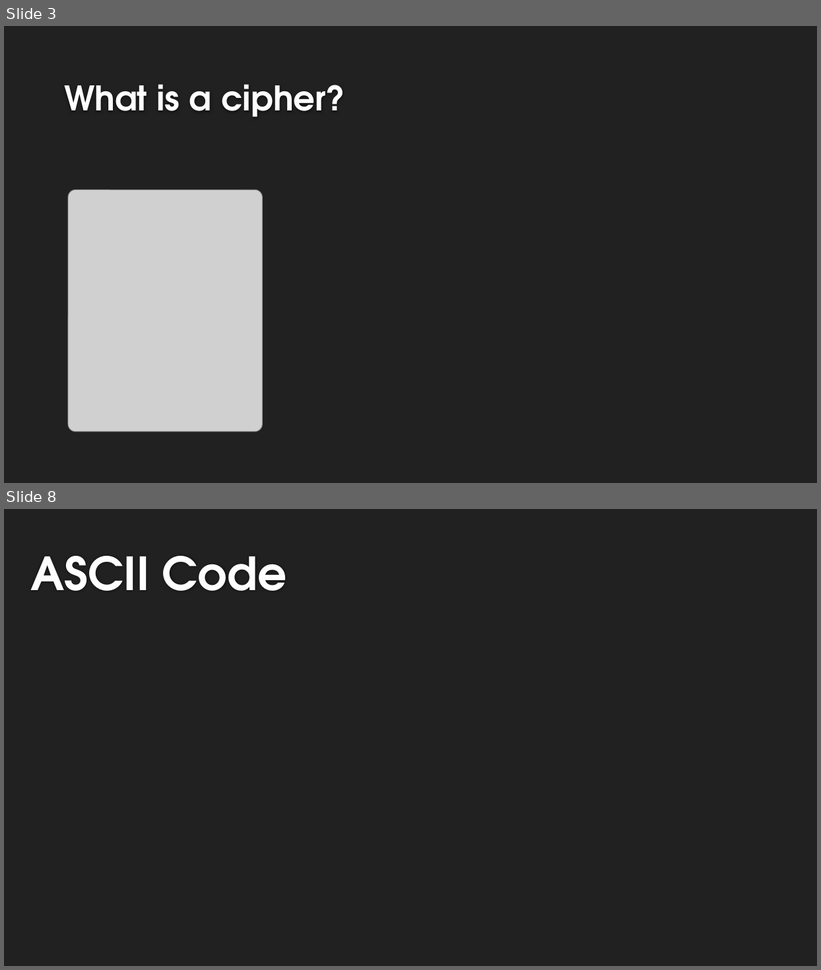
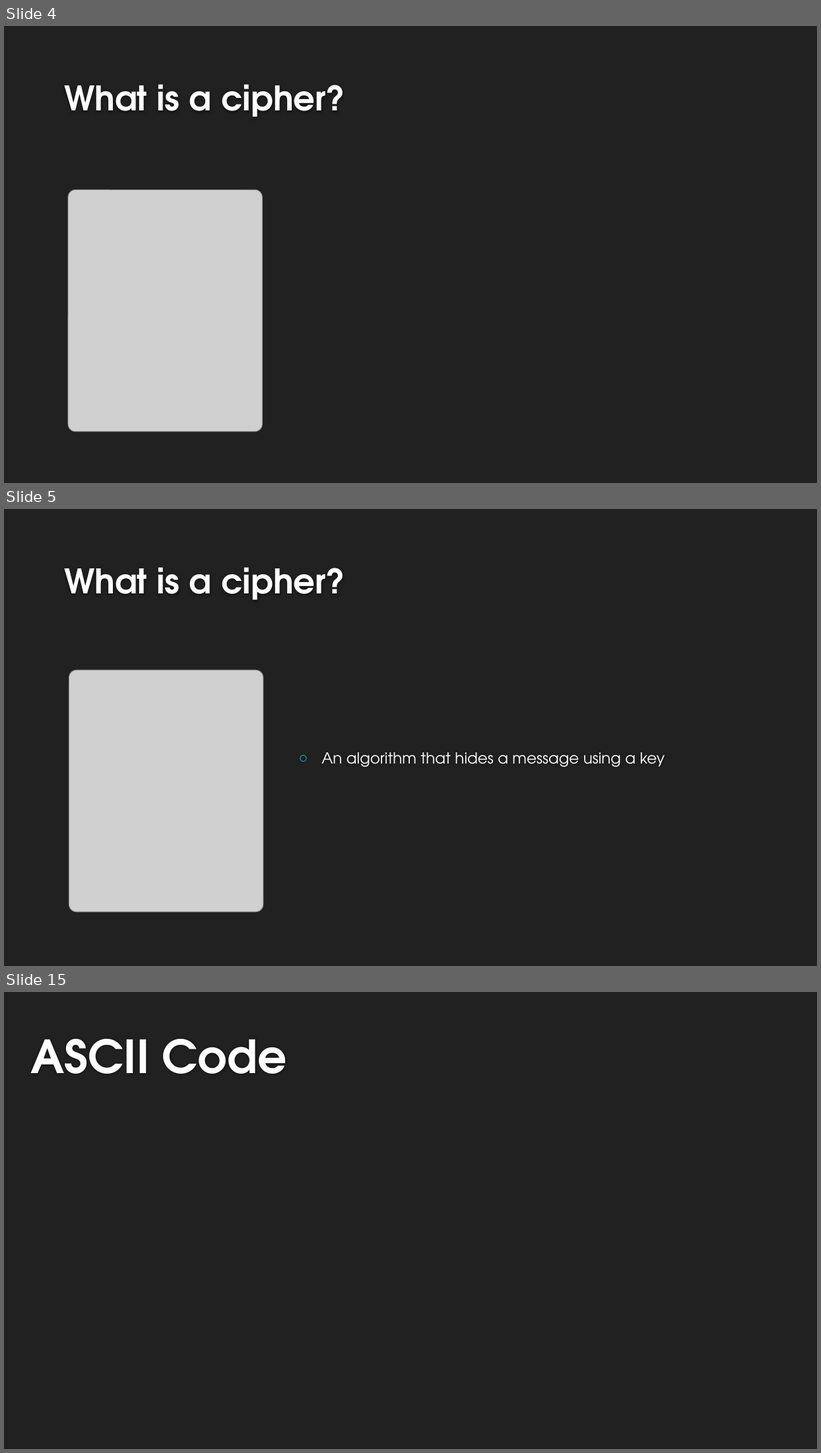
Before and after one commit to lexcass/UATeachLesson3, a slide deck: Lesson3.pptx. Shown one above the other, each under a label of ours: slides 3 and 8 before the commit, slides 4, 5 and 15 after it; the slides between them are not shown. The pictures are 821x970 and 821x1453 pixels, drawn with LibreOffice and Linux fonts; fonts in the diff are those of the drawing; grey boxes stand for pictures; background and template pictures are left out. Boxes give left, top, right and bottom in pixels: in the first picture for what was removed or moved away, otherwise in the second. Text is boxed around its words. In the diff, an @@ line names an element or a change of style, - is before the commit and + after.

```diff
--- a/Lesson3.pptx
+++ b/Lesson3.pptx
@@ slide 5 added at (4,509,817,966), background #212121 @@
@@ title added at (64,567,345,600), 40 pt, text #FEFEFE, bold @@
+What is a cipher?
@@ picture added at (69,670,264,912) @@
@@ text added at (321,753,665,767), 18 pt, text #F5F6F7 @@
+○ An algorithm that hides a message using a key
@@ what was slide 3 is now slide 4 @@
@@ what was slide 8 is now slide 15 @@
```
Also in this commit, not shown: 9 slides changed, 14 other slides added.
